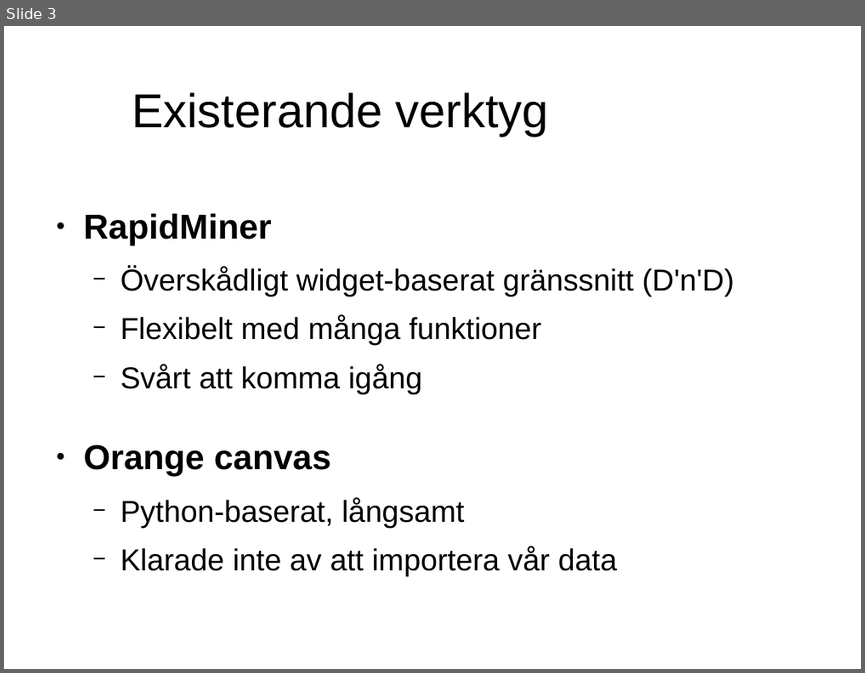
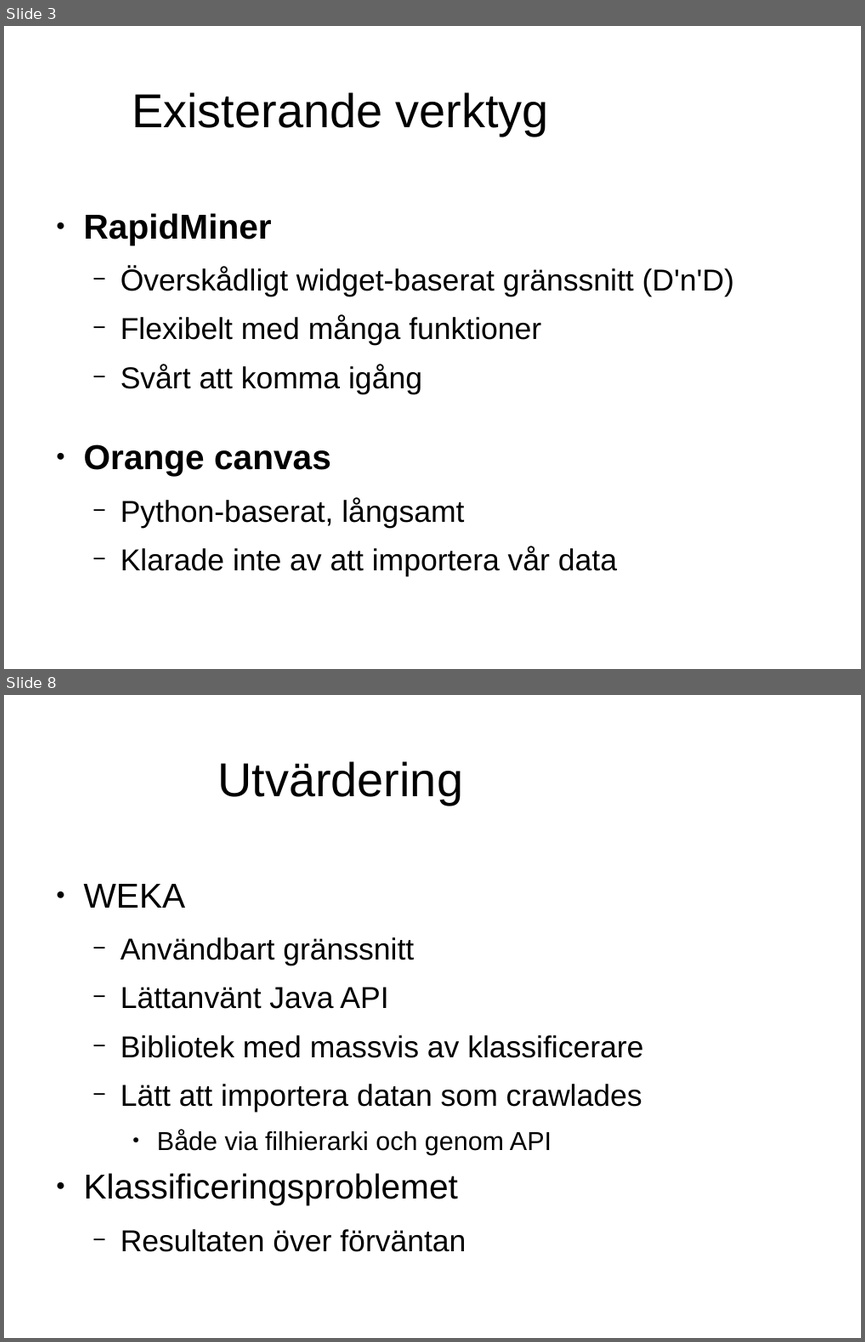
Before and after one commit to jensa/BloggEllerNyhet, a slide deck: report/presentation.odp. Shown one above the other, each under a label of ours: slide 3 before the commit, slides 3 and 8 after it; the slides between them are not shown. The pictures are 865x673 and 865x1342 pixels, drawn with LibreOffice and Linux fonts; fonts in the diff are those of the drawing; background and template pictures are left out. Boxes give left, top, right and bottom in pixels: in the first picture for what was removed or moved away, otherwise in the second. Text is boxed around its words. In the diff, an @@ line names an element or a change of style, - is before the commit and + after.

```diff
--- a/report/presentation.odp
+++ b/report/presentation.odp
@@ slide 8 added at <box>4,695,861,1338</box>, background picture (left out) @@
@@ title added at <box>217,761,463,805</box>, 44 pt, text #000000 @@
+Utvärdering
@@ text added at <box>84,884,643,1252</box>, 28 pt, text #000000 @@
+● WEKA
+  − Användbart gränssnitt
+  − Lättanvänt Java API
+  − Bibliotek med massvis av klassificerare
+  − Lätt att importera datan som crawlades
+    ● Både via filhierarki och genom API
+● Klassificeringsproblemet
+  − Resultaten över förväntan
```
Also in this commit, not shown: 3 slides changed, 2 other slides added, 3 slides removed.
